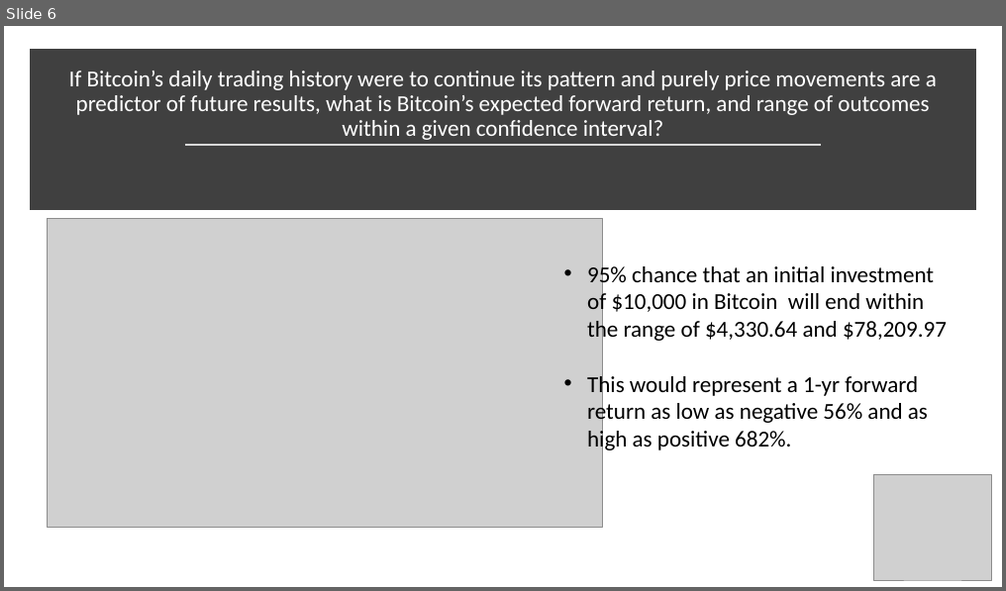
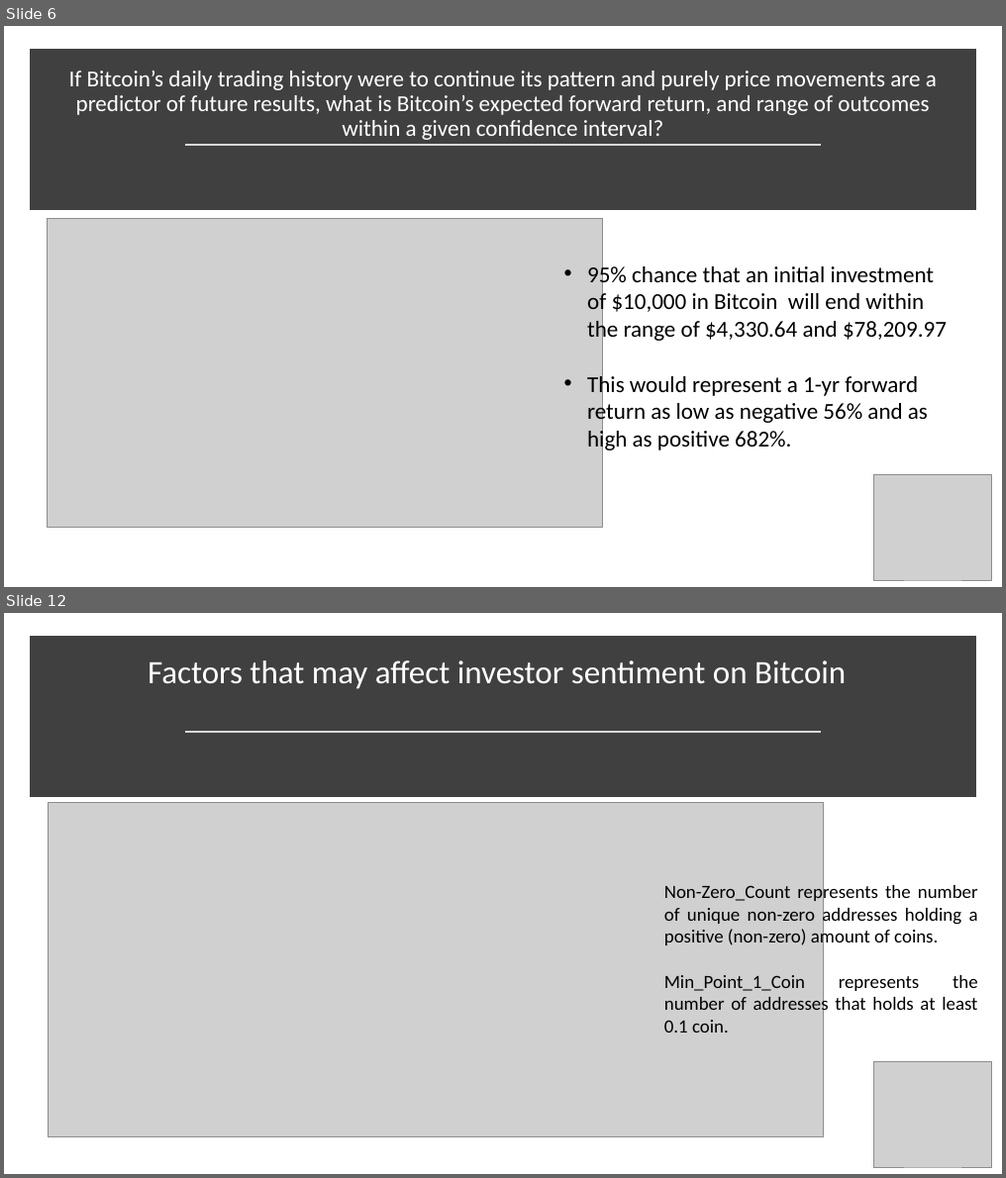
Before and after one commit to jennifermulroy/Bitcoin, a slide deck: Bitcoin_presentation.pptx. Shown one above the other, each under a label of ours: slide 6 before the commit, slides 6 and 12 after it; the slides between them are not shown. The pictures are 1006x591 and 1006x1178 pixels, drawn with LibreOffice and Linux fonts; fonts in the diff are those of the drawing; grey boxes stand for pictures. Boxes give left, top, right and bottom in pixels: in the first picture for what was removed or moved away, otherwise in the second. Text is boxed around its words. In the diff, an @@ line names an element or a change of style, - is before the commit and + after.

```diff
--- a/Bitcoin_presentation.pptx
+++ b/Bitcoin_presentation.pptx
@@ slide 12 added at (4, 613, 1002, 1174), background #FFFFFF @@
@@ rectangle added at (35, 642, 971, 792), fill #404040, outline #404040 10 pt @@
@@ title added at (148, 661, 846, 689), 31.5 pt, text #FFFFFF @@
+Factors that may affect investor sentiment on Bitcoin
@@ line added from (185, 731) to (822, 731), #D9D9D9 1.75 pt @@
@@ picture added at (48, 803, 824, 1138) @@
@@ text added at (664, 882, 978, 1033), 18 pt, text #000000 @@
+Non-Zero_Count represents the number of unique non-zero addresses holding a positive (non-zero) amount of coins.
+Min_Point_1_Coin represents the number of addresses that holds at least 0.1 coin.
@@ picture added at (874, 1062, 991, 1167) @@
```
Also in this commit, not shown: 1 slide changed, 8 other slides added, 1 other file.
